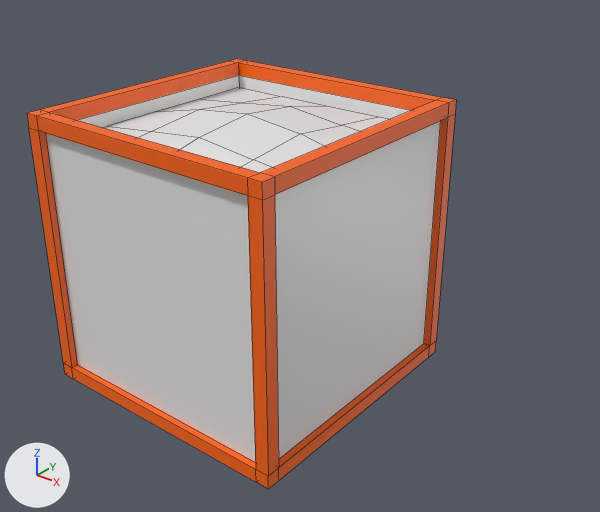
What one commit did to the Blender file Assets/Resources/Models/OpenCrate.blend.
The view is the same before and after, from a 50 mm lens placed at (3.63, -3.98, 3.51), pointed at (-0.08, 0.66, 0.63). The axes (+X, +Y, +Z) are drawn at lower left. The lights are the same throughout. Mesh edges are drawn as thin lines.

The first picture shows 'Content', 'Crate'.
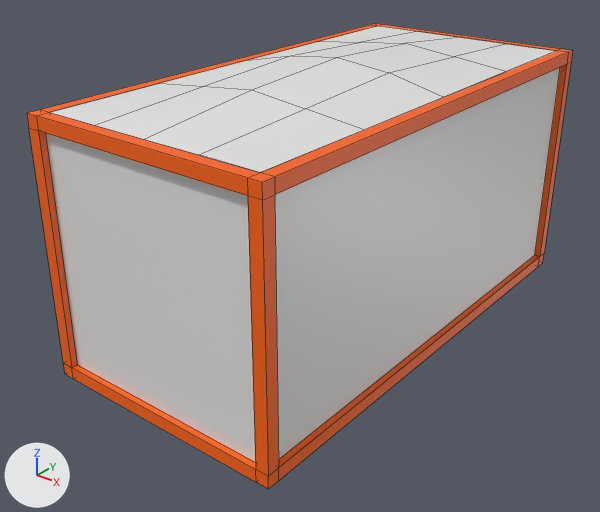
The newer file is also turned or shifted as a whole; pictures and numbers use the older file's frame.

Where the change shows, as pixel boxes [x1, y1, x2, y2] in the pictures (600 x 512 px; the box of a moved part takes in the faces that stretch with it):
```json
{"object": "Crate", "change": "reshaped", "before": [27, 59, 456, 489], "after": [27, 23, 573, 489], "on screen": "27% wider, 8% taller"}
{"object": "Content", "change": "mesh rescaled", "before": [103, 88, 388, 173], "after": [50, 26, 556, 172]}
{"part": 1, "of": "me_cube", "change": "moved or reshaped", "before": [40, 59, 456, 480], "after": [40, 23, 573, 480]}
```

The change, as JSON lines over the scene's bpy script:
```json
{"block": "me_cube", "where": "me_cube.from_pydata(...)  # 80 vertices, 82 faces, 8 loose edges; spans x -1.0..1.0, y -1.0..1.0, z -1.0..1.0"}
{"block": "me_cube", "where": "# used by ob_crate; location = (0.0, 0.0, 1.0)"}
{"block": "me_cube", "change": "me_cube part 1: all 40 vertices in x -1.0..1.0, y 0.9..1.0, z -1.0..1.0 are moved by (0.0, 2.0, 0.0)"}
{"block": "me_plane", "where": "me_plane.from_pydata(...)  # 25 vertices, 16 faces; spans x -0.9..0.9, y -0.9..0.9, z 0.0..0.15"}
{"block": "me_plane", "where": "# used by ob_content; location = (0.0, 0.0, 1.8)"}
{"block": "me_plane", "change": "me_plane part 2: the whole mesh is scaled about its middle by (1, 2.11, 1), then moved by (0.0, 1.0, 0.2)"}
```
